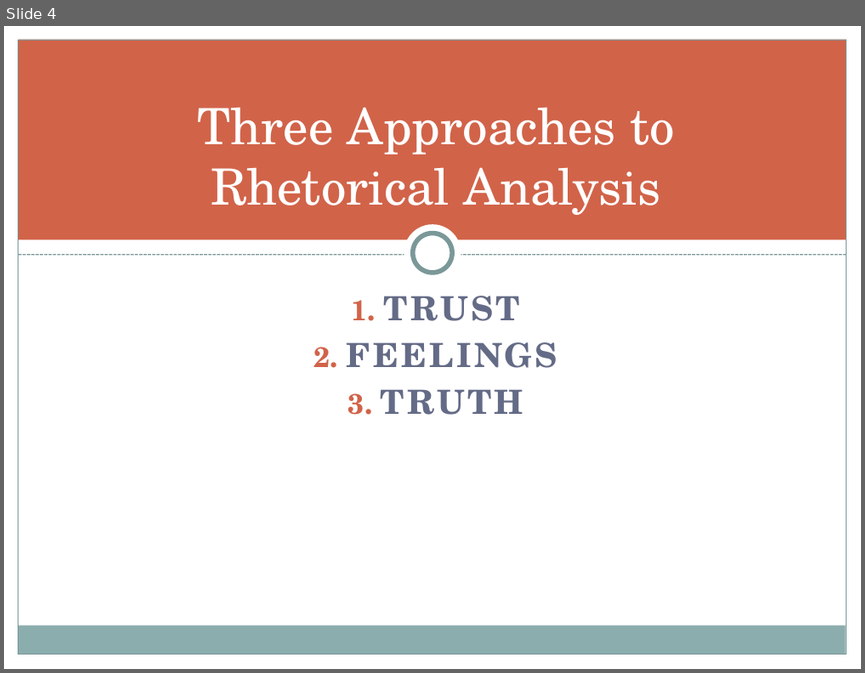
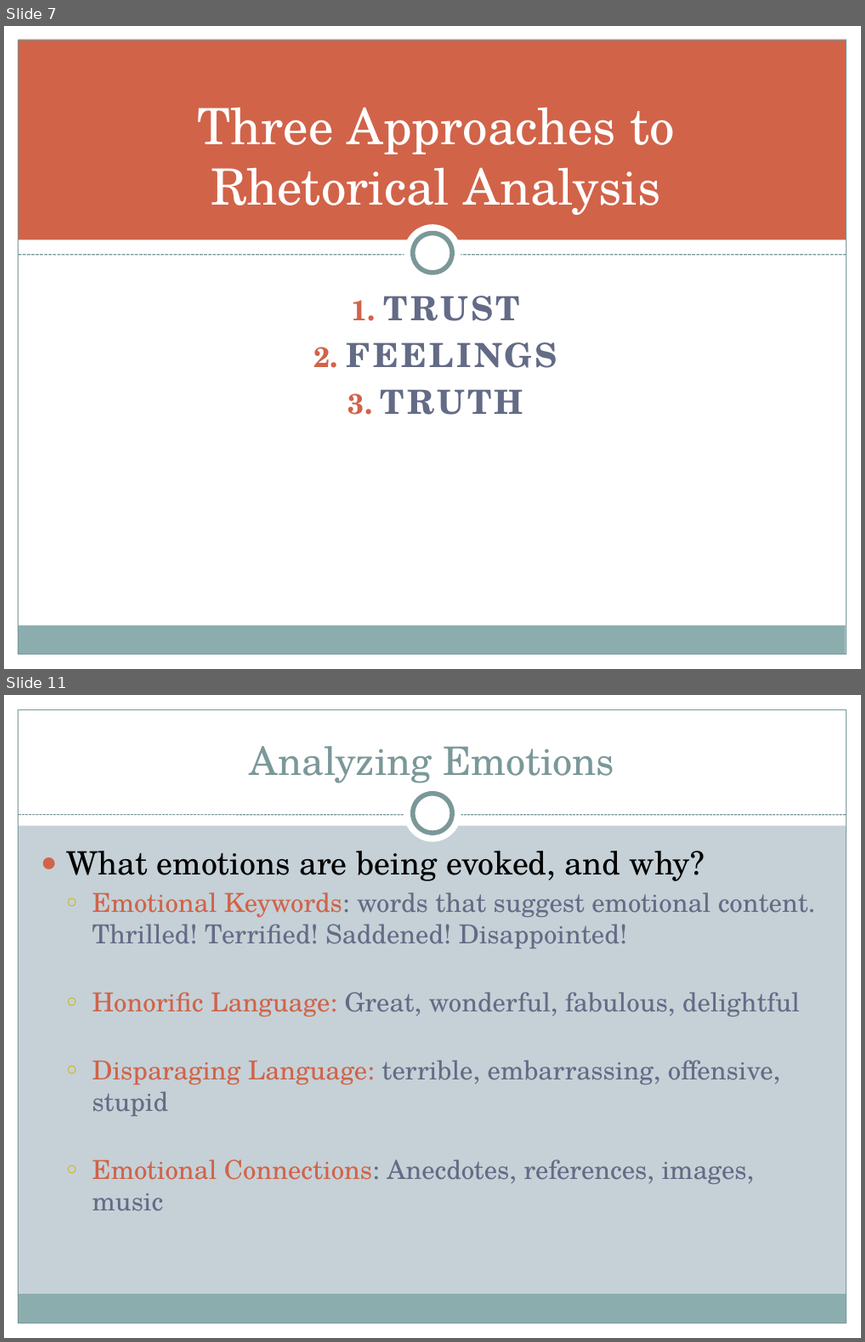
Before and after one commit to halperta/halperta.github.io, a slide deck: rhe306-spring2014/documents/ethosLecture.pptx. Shown one above the other, each under a label of ours: slide 4 before the commit, slides 7 and 11 after it; the slides between them are not shown. The pictures are 865x673 and 865x1342 pixels, drawn with LibreOffice and Linux fonts; fonts in the diff are those of the drawing. Boxes give left, top, right and bottom in pixels: in the first picture for what was removed or moved away, otherwise in the second. Text is boxed around its words. In the diff, an @@ line names an element or a change of style, - is before the commit and + after.

```diff
--- a/rhe306-spring2014/documents/ethosLecture.pptx
+++ b/rhe306-spring2014/documents/ethosLecture.pptx
@@ slide 11 added at (4, 695, 861, 1338), background #C5D1D7; not listed: 3 template elements that a slide beside it also shows @@
@@ rectangle added at (4, 695, 861, 825), fill #FFFFFF @@
@@ rectangle added at (4, 695, 18, 1338), fill #FFFFFF @@
@@ rectangle added at (846, 695, 861, 1338), fill #FFFFFF @@
@@ title added at (250, 746, 615, 783), 33 pt, text #7C999A @@
+Analyzing Emotions
@@ ellipse added at (404, 785, 461, 842), fill #FFFFFF @@
@@ ellipse added at (413, 794, 452, 833), fill #FFFFFF, outline #7C999A 4 pt @@
@@ line added from (18, 815) to (846, 815), #7C999A 0.75 pt dashed @@
@@ text added at (66, 851, 816, 1211), 22 pt, text #646B86 @@
+● What emotions are being evoked, and why?
+  ○ Emotional Keywords: words that suggest emotional content. Thrilled! Terrified! Saddened! Disappointed!
+  ○ Honorific Language: Great, wonderful, fabulous, delightful
+  ○ Disparaging Language: terrible, embarrassing, offensive, stupid
+  ○ Emotional Connections: Anecdotes, references, images, music
@@ what was slide 4 is now slide 7 @@
```
Also in this commit, not shown: 2 slides changed, 11 other slides added, 8 slides removed, 2 other files.
